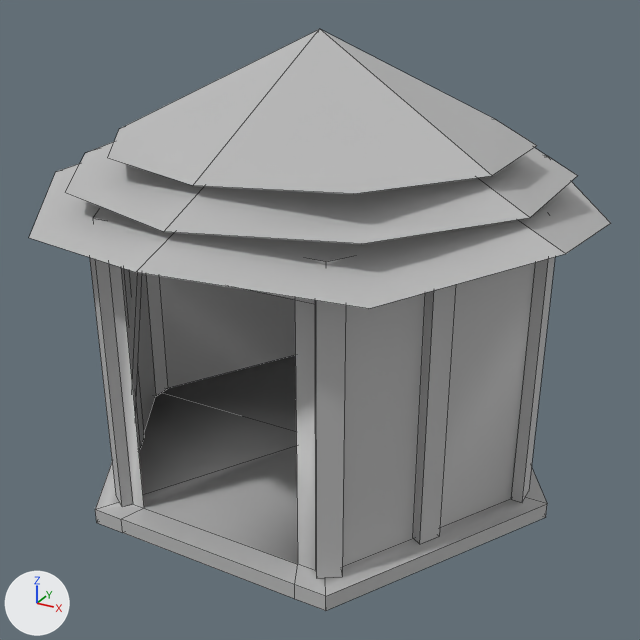
An edit to the FBX model Assets/Assets/FBX_props/Ambiente/Prop(estructura 1).fbx, drawn before and after from the same camera.
The view is the same before and after, from a 50 mm camera at (3.69, -6.71, 4.79) aimed at (0.11, -0.18, 1.52). Lighting does not change. The marker at lower left points along +X, +Y and +Z. Mesh edges are drawn as thin lines. Where no turn or scale is listed for an object, it has been applied to the vertices. Vertices at the same position are counted once.
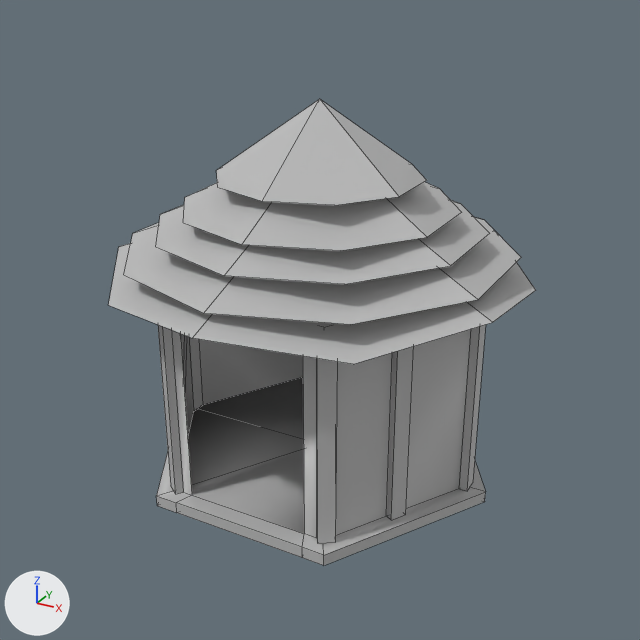
What changed in the scene script:
```text
Change me_mesh:
    used by ob_pcube16; location = (0.0, 0.0, 0.0)
    remove me_mesh.from_pydata(...)  # 174 vertices, 132 faces; spans x -2.38..2.38, y -2.5..2.5, z 0.0..4.04
    add me_mesh.from_pydata(...)  # 193 vertices, 142 faces; spans x -1.85..1.85, y -1.94..1.94, z -1.75..1.75
    me_mesh part 1: the loose piece of 8 vertices spanning x -1.62..-1.43, y -1.07..-0.85, z 0.15..2.65 is scaled about its middle by 0.754, then moved by (0.38, 0.24, -2.1)
    me_mesh part 2: the loose piece of 8 vertices spanning x 1.45..1.64, y -1.07..-0.85, z 0.15..2.65 is scaled about its middle by 0.754, then moved by (-0.38, 0.24, -2.1)
    me_mesh part 3: the loose piece of 11 vertices spanning x -2.08..2.08, y -2.18..2.18, z 2.92..3.81 is scaled about its middle by (0.821, 0.821, 0.754), then moved by (0.0, 0.0, -2.58)
    me_mesh part 4: the loose piece of 8 vertices spanning x 0.94..1.16, y -1.85..-1.66, z 0.15..2.65 is scaled about its middle by 0.754, then moved by (-0.26, 0.43, -2.1)
    me_mesh part 5: the loose piece of 8 vertices spanning x -1.13..-0.91, y -1.85..-1.66, z 0.15..2.65 is scaled about its middle by 0.754, then moved by (0.25, 0.43, -2.1)
    me_mesh part 6: a new loose piece, a box spanning x 1.508..1.584, y -0.075..0.075, z -1.64..0.245, in mat_lambert1 (grey #bcbcbc)
    me_mesh part 7: a new loose piece, a box spanning x -1.562..-1.486, y -0.075..0.075, z -1.64..0.245, in mat_lambert1 (grey #bcbcbc)
    me_mesh part 8: the loose piece of 11 vertices spanning x -1.74..1.74, y -1.83..1.83, z 3.16..4.04 is scaled about its middle by (0.822, 0.822, 0.698), then moved by (0.0, 0.0, -2.64)
    me_mesh part 9: the loose piece of 8 vertices spanning x -1.95..-0.98, y -1.74..-0.16, z 0.38..2.42 is scaled about its middle by 0.754, then moved by (0.36, 0.23, -2.1)
    me_mesh part 10: the loose piece of 11 vertices spanning x -2.38..2.38, y -2.5..2.5, z 2.52..3.62 is scaled about its middle by (0.778, 0.778, 0.754), then moved by (0.0, 0.0, -2.51)
    me_mesh part 11: the loose piece of 11 vertices spanning x -2.08..2.08, y -2.18..2.18, z 2.92..3.81 is copied, and the copy is scaled about its middle by (0.575, 0.575, 0.698), then moved by (0.0, 0.0, -2.23); it spans x -1.19..1.19, y -1.26..1.26, z 0.83..1.45
    me_mesh part 12: the loose piece of 11 vertices spanning x -2.08..2.08, y -2.18..2.18, z 2.92..3.81 is copied, and the copy is scaled about its middle by (0.431, 0.431, 0.744), then moved by (0.0, 0.0, -1.94); it spans x -0.89..0.89, y -0.94..0.94, z 1.09..1.75
    me_mesh part 13: a new loose piece of 50 vertices spanning x -1.73..1.73, y -1.5..1.5, z -1.75..0.32, in mat_lambert1 (grey #bcbcbc)
    me_mesh part 14: the loose piece of 8 vertices spanning x 2.0..2.1, y -0.1..0.1, z 0.15..2.65 is deleted
    me_mesh part 15: the loose piece of 8 vertices spanning x -2.07..-1.97, y -0.1..0.1, z 0.15..2.65 is deleted
    me_mesh part 16: 53 vertices removed from x -2.3..2.3, y -1.99..1.99, z 0.0..2.75
Change ob_pcube16:
    ob_pcube16.location: (0.0, 0.0, 0.0) -> (0.0, 0.0, 1.73)
```

Changed parts and their boxes [x1, y1, x2, y2] in the pictures (640 x 640 px; the box of a moved part takes in the faces that stretch with it):
'pCube16', reshaped, moved (26% narrower, 20% shorter)
    before: [29, 29, 610, 611]
    after: [108, 99, 535, 565]
part 1 of me_mesh, moved or reshaped (not visible afterwards)
    before: [121, 268, 144, 449]
part 2 of me_mesh, moved or reshaped
    before: [413, 284, 456, 544]
    after: [387, 346, 413, 520]
part 3 of me_mesh, moved or reshaped
    before: [65, 142, 577, 244]
    after: [124, 217, 521, 325]
part 4 of me_mesh, moved or reshaped
    before: [315, 300, 346, 578]
    after: [317, 358, 337, 543]
part 5 of me_mesh, moved or reshaped
    before: [90, 258, 133, 507]
    after: [158, 325, 184, 494]
part 6 of me_mesh, added
    after: [459, 325, 486, 491]
part 7 of me_mesh, added
    after: [189, 337, 203, 411]
part 8 of me_mesh, moved or reshaped
    before: [108, 29, 537, 194]
    after: [156, 200, 490, 284]
part 9 of me_mesh, moved or reshaped
    before: [127, 271, 142, 411]
    after: [181, 334, 187, 385]
part 10 of me_mesh, moved or reshaped
    before: [29, 164, 610, 308]
    after: [108, 243, 535, 364]
part 11 of me_mesh, added
    after: [183, 182, 462, 251]
part 12 of me_mesh, added
    after: [217, 99, 427, 205]
part 13 of me_mesh, added
    after: [156, 329, 485, 565]
part 14 of me_mesh, deleted
    before: [511, 257, 555, 502]
part 15 of me_mesh, deleted
    before: [145, 274, 168, 396]
part 16 of me_mesh, deleted
    before: [93, 214, 547, 611]
